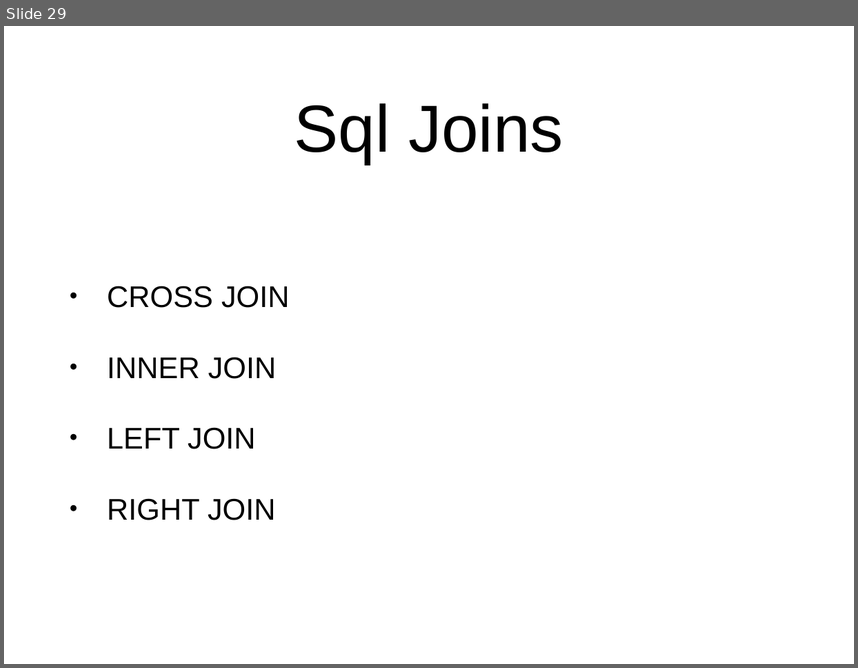
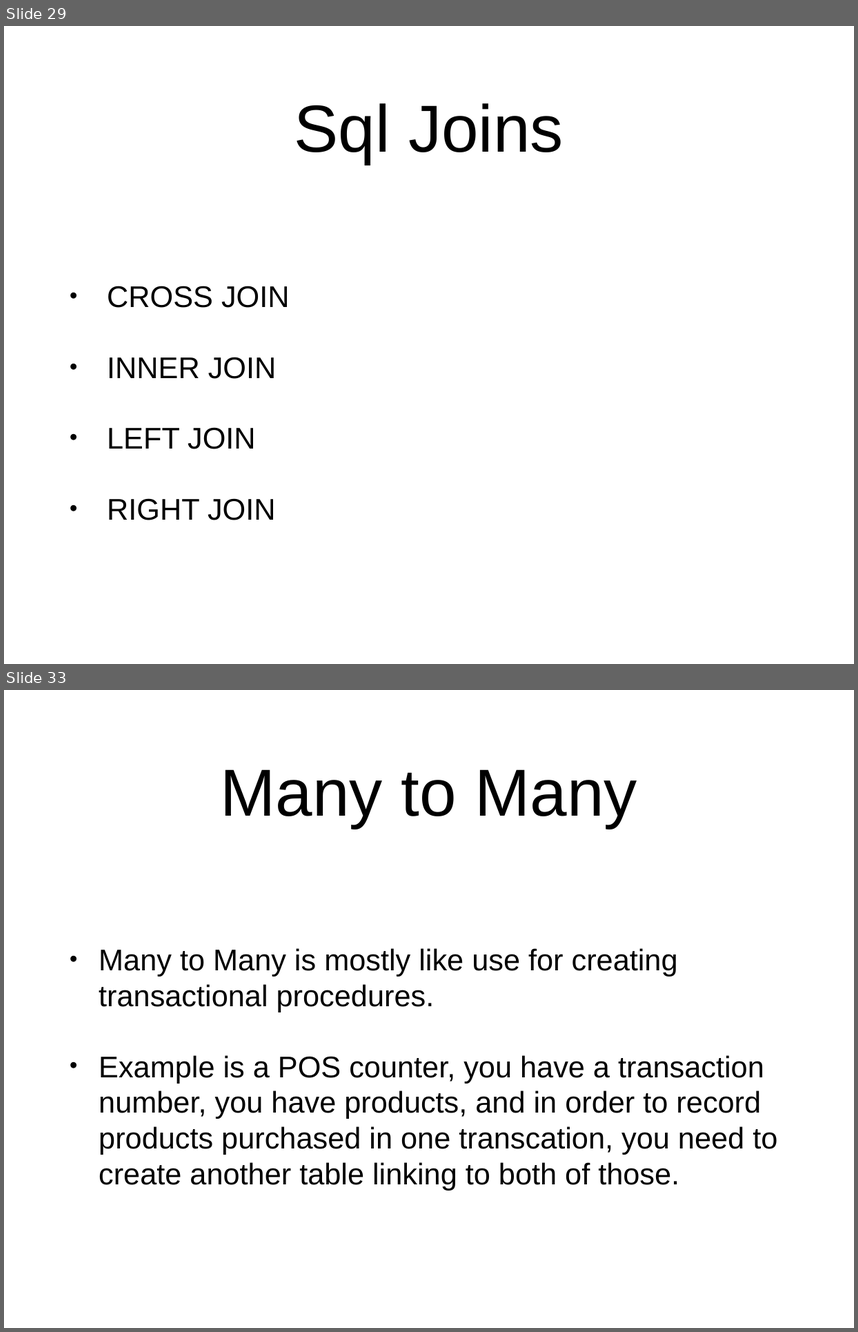
Before and after one commit to Roncy13/week-5, a slide deck: week-5.pptx. Shown one above the other, each under a label of ours: slide 29 before the commit, slides 29 and 33 after it; the slides between them are not shown. The pictures are 858x668 and 858x1332 pixels, drawn with LibreOffice and Linux fonts; fonts in the diff are those of the drawing. Boxes give left, top, right and bottom in pixels: in the first picture for what was removed or moved away, otherwise in the second. Text is boxed around its words. In the diff, an @@ line names an element or a change of style, - is before the commit and + after.

```diff
--- a/week-5.pptx
+++ b/week-5.pptx
@@ slide 33 added at [4, 690, 854, 1328], background #FFFFFF @@
@@ title added at [221, 769, 637, 828], 80 pt, text #000000 @@
+Many to Many
@@ text added at [99, 948, 777, 1190], 36 pt, text #000000 @@
+• Many to Many is mostly like use for creating transactional procedures.
+• Example is a POS counter, you have a transaction number, you have products, and in order to record products purchased in one transcation, you need to create another table linking to both of those.
```
Also in this commit, not shown: 8 other slides added.
